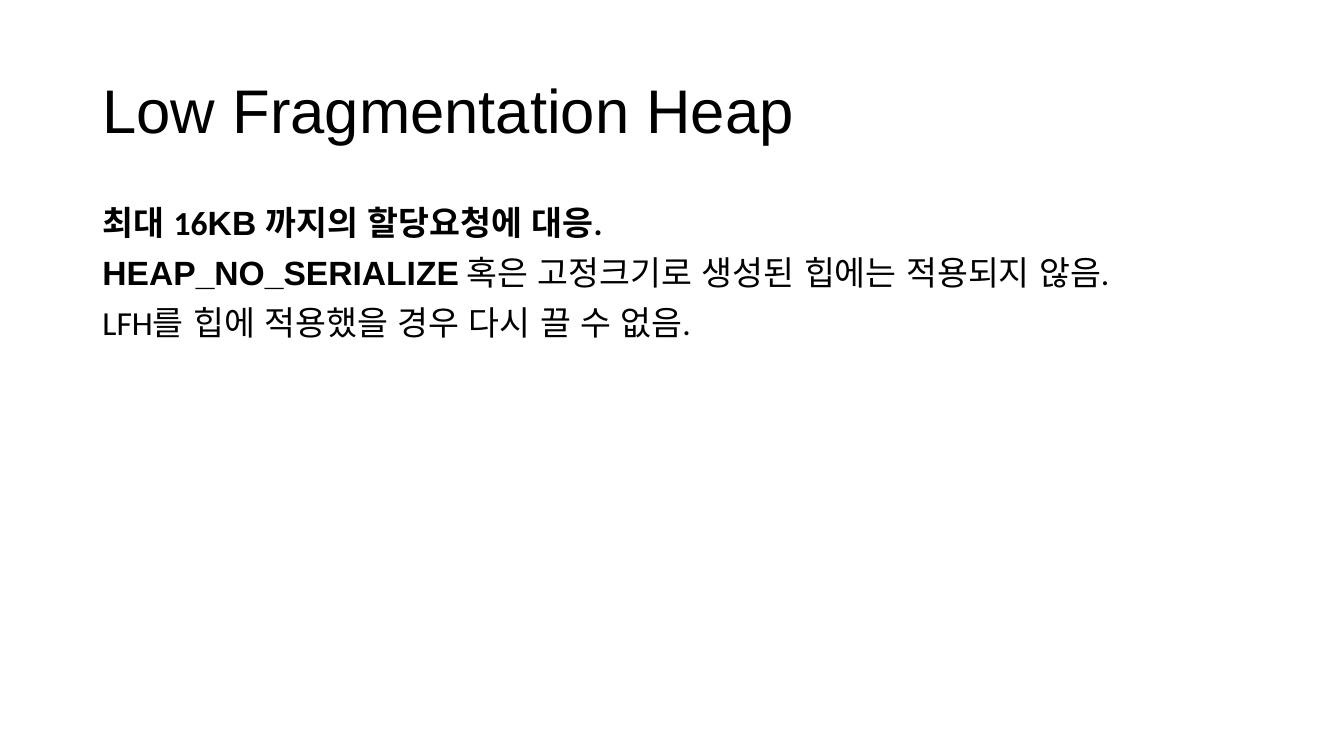
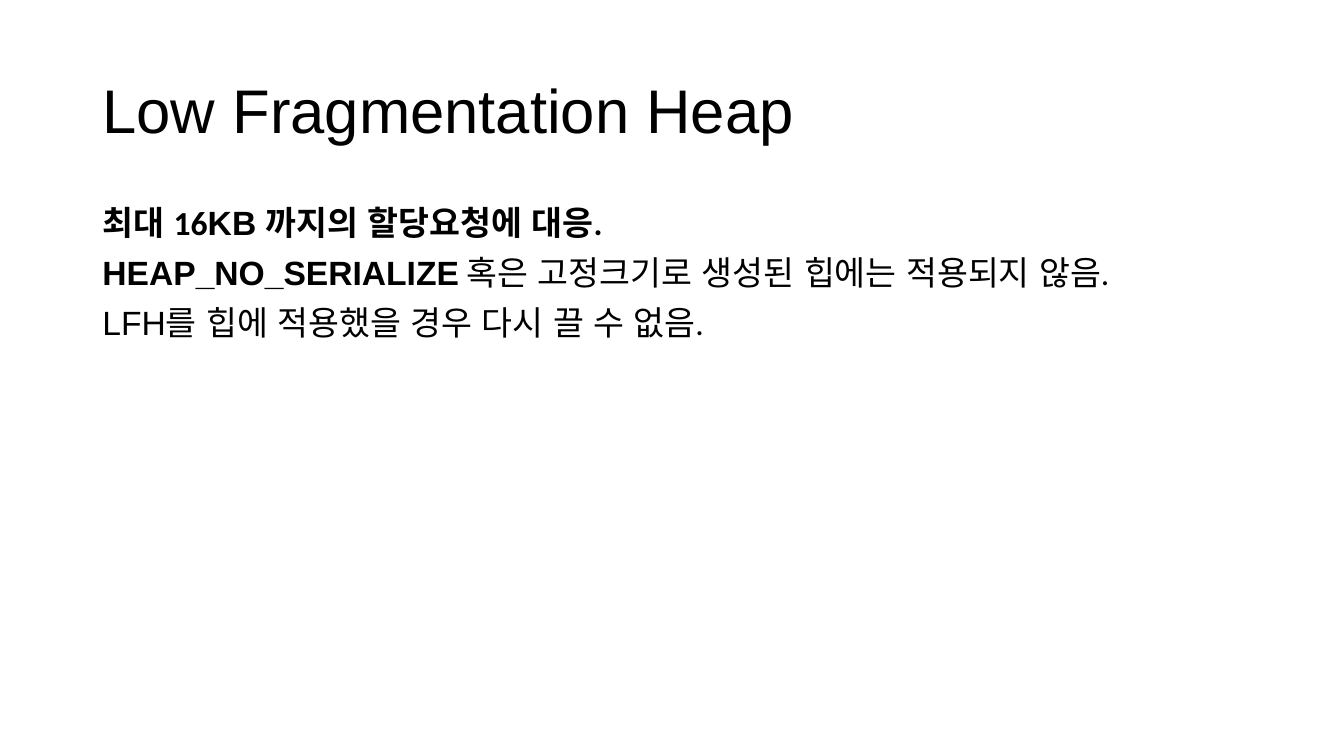
Before and after one commit to CppKorea/OptimizedCppStudy, a slide deck: slide 12 of 13th Study/Optimized C++ Study - Chapter 13, Optimize Memory Management.pptx (slide 11 before the commit). Drawn at 1344x756 pixels with LibreOffice and Linux fonts; fonts in the diff are those of the drawing. Boxes give left, top, right and bottom in pixels: in the first picture for what was removed or moved away, otherwise in the second. Text is boxed around its words. In the diff, an @@ line names an element or a change of style, - is before the commit and + after.

```diff
--- a/13th Study/Optimized C++ Study - Chapter 13, Optimize Memory Management.pptx
+++ b/13th Study/Optimized C++ Study - Chapter 13, Optimize Memory Management.pptx
@@ text at <box>102,307,704,338</box>: font Calibri to Arial in "LFH를" @@
```
Also in this commit, not shown: 4 other slides changed, 5 slides added.
